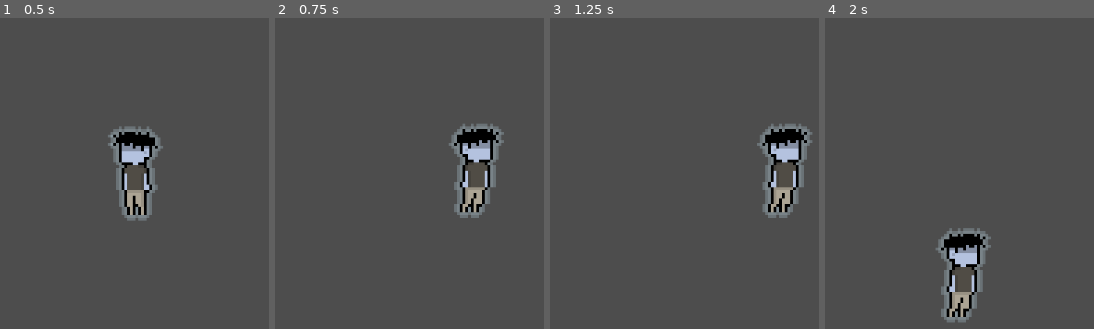
Above: before the commit, frames 1-4 (left to right).
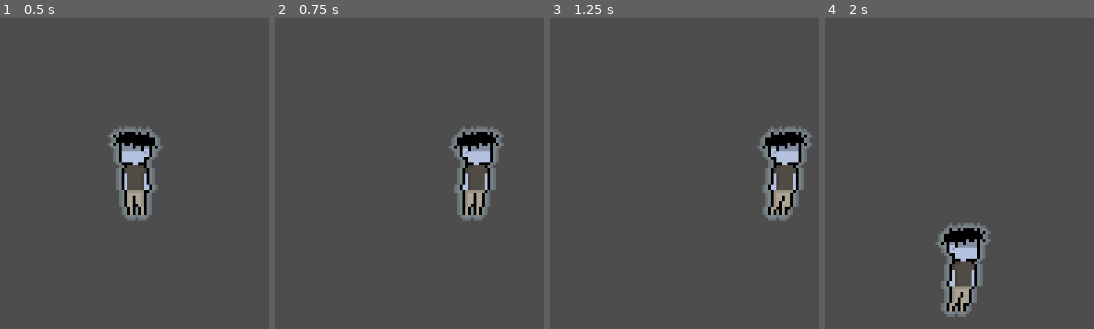
Above: after the commit, the same moments.

Repository: sonamor11/Fractured-Soul
Game: Godot game, scene res://Scenes/game.tscn
The game is run twice, just before and just after one commit, with the same random seed, the same clock (stepped at 60 frames per second) and the same inputs.
Inputs:
- Up to frame 1 (0.5 s): no input
- Up to frame 2 (0.75 s): tap Enter at 0.5 s; hold D (move_right) from 0.53 s (still down)
- Up to frame 3 (1.25 s): keep holding D (move_right)
- Up to frame 4 (2 s): release D (move_right) at 1.28 s; hold S (move_down) from 1.28 s (still down)

Frame 1 is identical in both runs. In frame 2, 1.7% of the frame differs, in the area x 64-86%, y 34-66%; in frame 3, 1.5%; in frame 4, 2.6%, in the area x 41-62%, y 65-98%.

Commit message:
added assets for world generation

Diff:
--- a/Scenes/character_body_2d.tscn
+++ b/Scenes/character_body_2d.tscn
@@ -83,7 +83,7 @@
 }],
 "loop": true,
 "name": &"run",
-"speed": 10.0
+"speed": 5.0
 }]
 
 [sub_resource type="RectangleShape2D" id="RectangleShape2D_qp52p"]
Binary file added: Assets/Sprites/baloon.png
Not shown, added: Assets/Sprites/baloon.png.import
Binary file added: Assets/Sprites/bushes.png
Not shown, added: Assets/Sprites/bushes.png.import
Binary file added: Assets/Sprites/football bal.png
Not shown, added: Assets/Sprites/football bal.png.import
Binary file added: Assets/Sprites/journal.png
Not shown, added: Assets/Sprites/journal.png.import
Binary file added: Assets/Sprites/key.png
Not shown, added: Assets/Sprites/key.png.import
Binary file added: Assets/Sprites/main_screen_hub_upscaled.png
Not shown, added: Assets/Sprites/main_screen_hub_upscaled.png.import
(and 24 more such lines)
